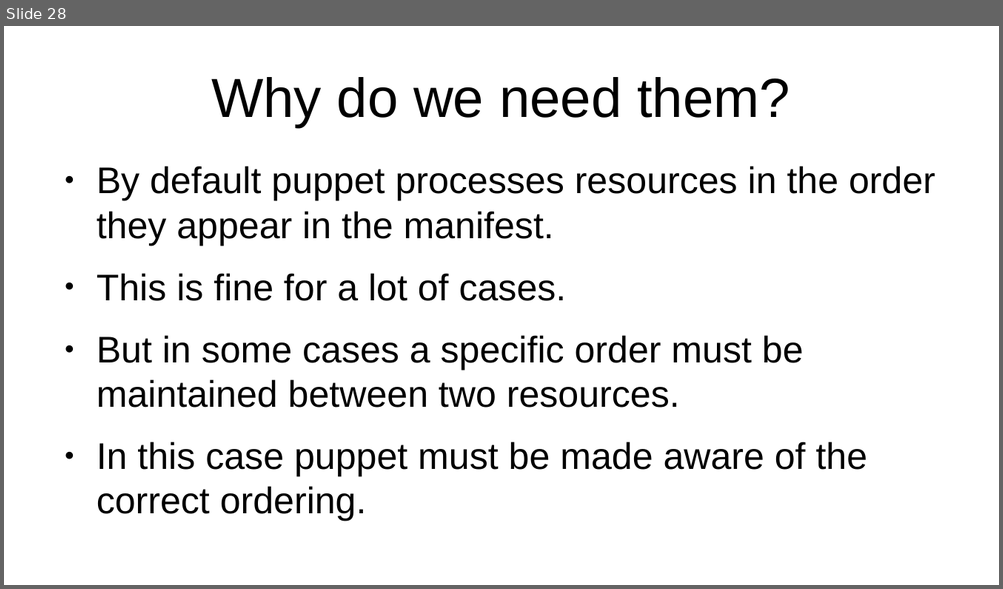
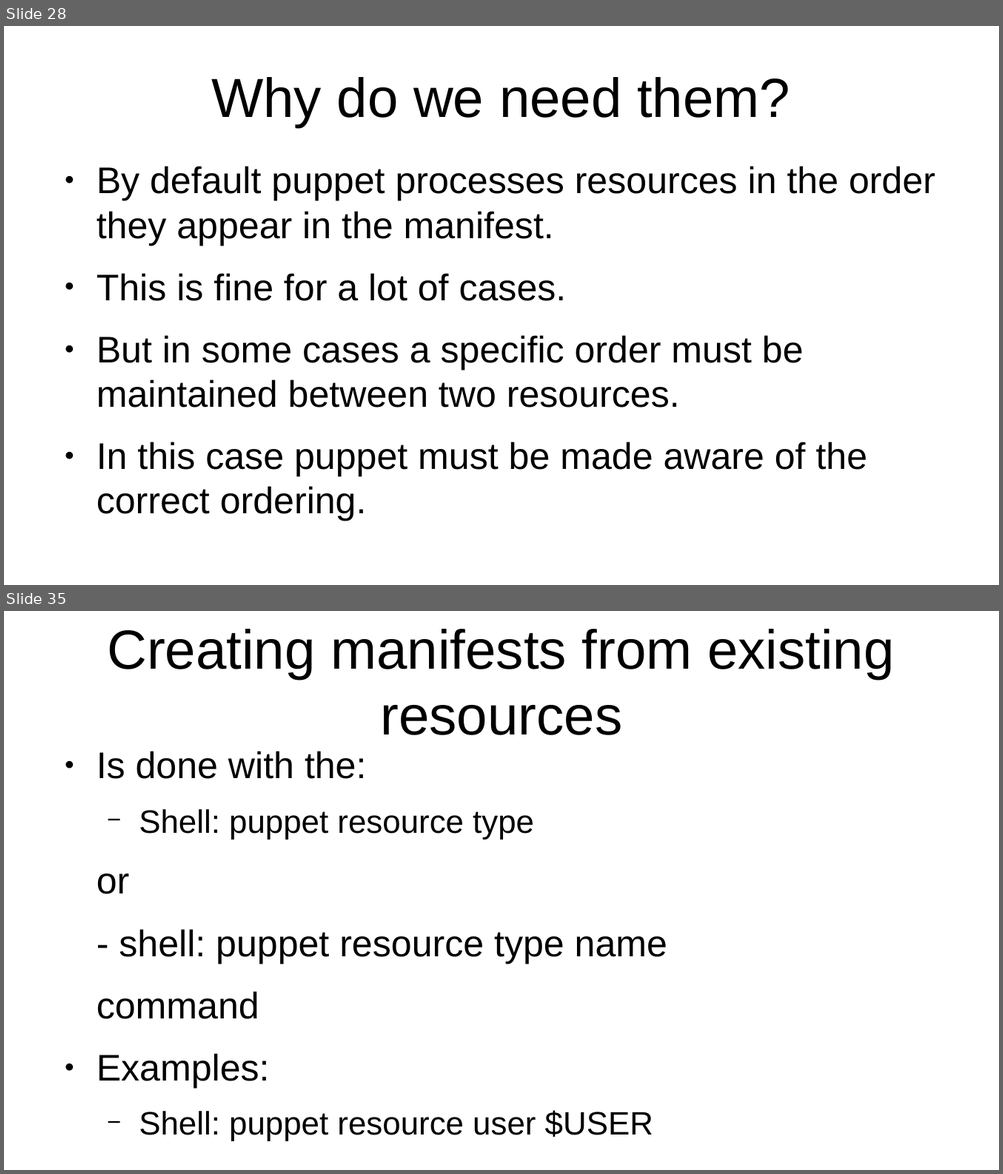
Before and after one commit to veltzer/teaching-puppet, a slide deck: slides.odp. Shown one above the other, each under a label of ours: slide 28 before the commit, slides 28 and 35 after it; the slides between them are not shown. The pictures are 1003x589 and 1003x1174 pixels, drawn with LibreOffice and Linux fonts; fonts in the diff are those of the drawing. Boxes give left, top, right and bottom in pixels: in the first picture for what was removed or moved away, otherwise in the second. Text is boxed around its words. In the diff, an @@ line names an element or a change of style, - is before the commit and + after.

```diff
--- a/slides.odp
+++ b/slides.odp
@@ slide 35 added at bbox=[4, 611, 999, 1170], background #FFFFFF @@
@@ title added at bbox=[107, 629, 893, 735], 44 pt, text #000000 @@
+Creating manifests from existing resources
@@ text added at bbox=[96, 751, 667, 1142], 29.6 pt, text #000000 @@
+● Is done with the:
+  − Shell: puppet resource type
+or
+- shell: puppet resource type name
+command
+● Examples:
+  − Shell: puppet resource user $USER
```
Also in this commit, not shown: 1 slide changed, 11 other slides added, 1 slide removed, 4 other files.
